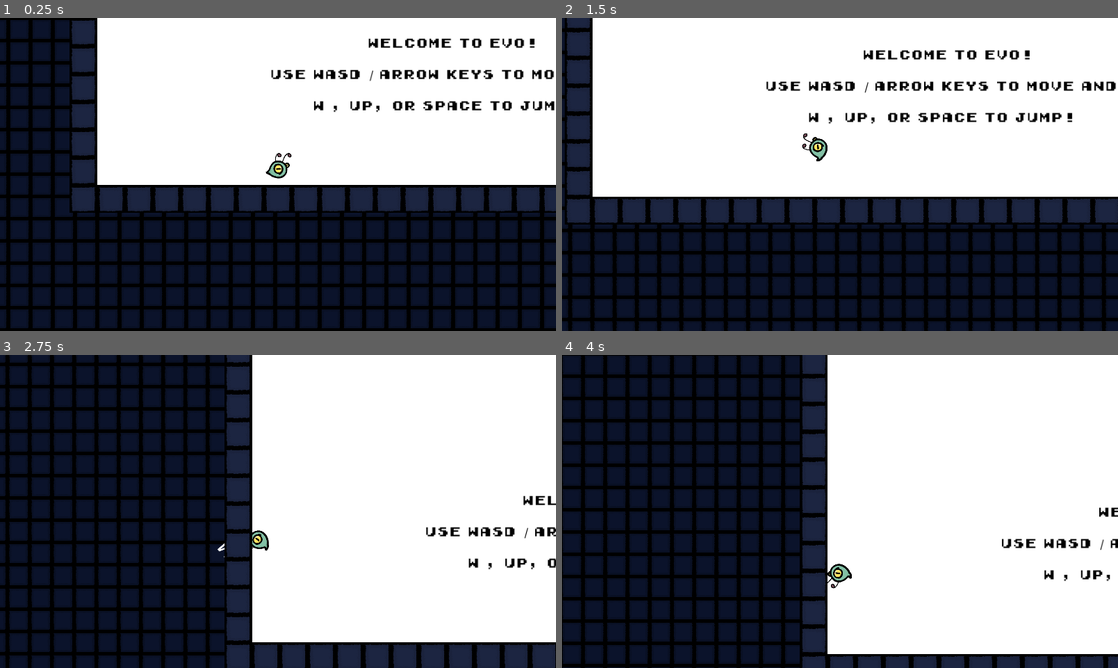
Above: before the commit, frames 1-4 (two rows, left to right).
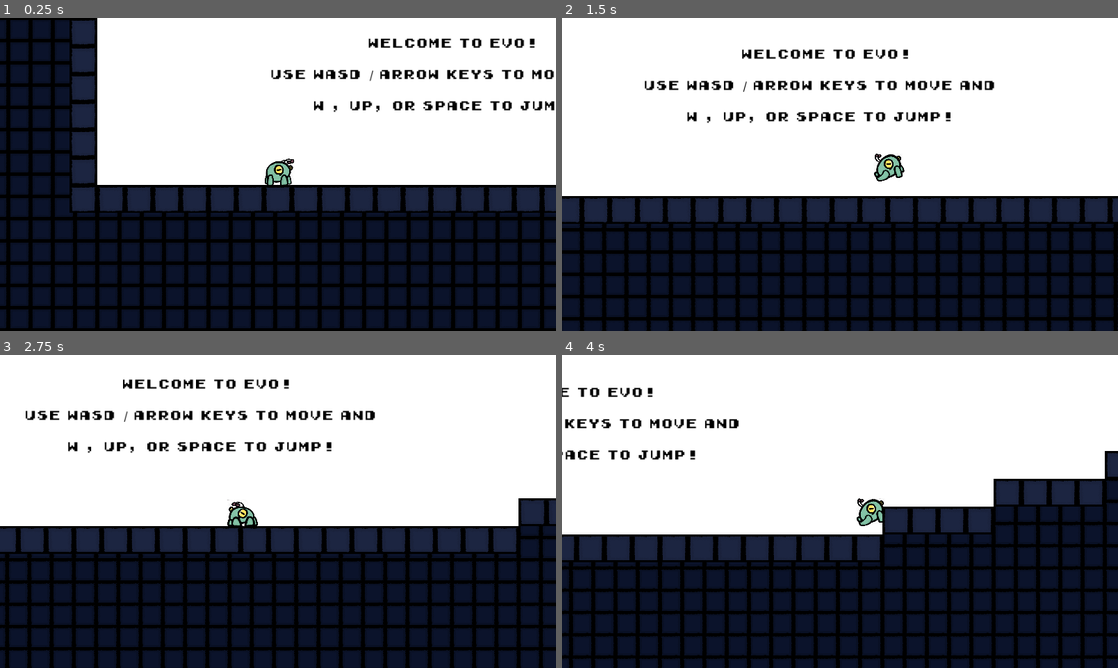
Above: after the commit, the same moments.

Repository: alexeiMikhail/evo
Game: Godot game, scene res://scene_controller.tscn
Two runs of this game, one before a commit and one after it. Both use one fixed random seed, a clock stepped at 60 frames per second and the inputs below.
Inputs:
- Up to frame 1 (0.25 s): no input
- Up to frame 2 (1.5 s): tap Space at 0.5, 1.25 s; hold Right (move_right) from 0.53 s (still down); tap Shift (dash) at 0.6, 1.35 s; tap Up (jump) at 0.77 s
- Up to frame 3 (2.75 s): tap Up (jump) at 1.52 s; tap Space at 2 s; release Right (move_right) at 2.03 s; hold Left (move_left) from 2.03 s (still down); tap Shift (dash) at 2.1 s
- Up to frame 4 (4 s): tap Space at 2.75, 3.5 s; release Left (move_left) at 2.78 s; hold Right (move_right) from 2.78 s (still down); tap Shift (dash) at 2.85, 3.6 s; tap Up (jump) at 3.02, 3.77 s

The runs differ from the first frame. In frame 1, 0.3% of the frame differs, in the area x 47-53%, y 43-54%; in frame 2, 23%; in frame 3, 55%; in frame 4, 65%, in the area x 0-100%, y 0-100%.

Commit message:
Final tweaks

Diff:
--- a/level_1.tscn
+++ b/level_1.tscn
@@ -129,7 +129,6 @@
 
 [node name="Alien" parent="." node_paths=PackedStringArray("starting_location") instance=ExtResource("1_qmwnj")]
 position = Vector2(160, 360)
-state = 1
 starting_location = NodePath("../StartingLocation")
 
 [node name="Camera2D" type="Camera2D" parent="Alien"]
Not shown, changed: assets/ost.ogg.import
Not shown, added: export_presets.cfg
